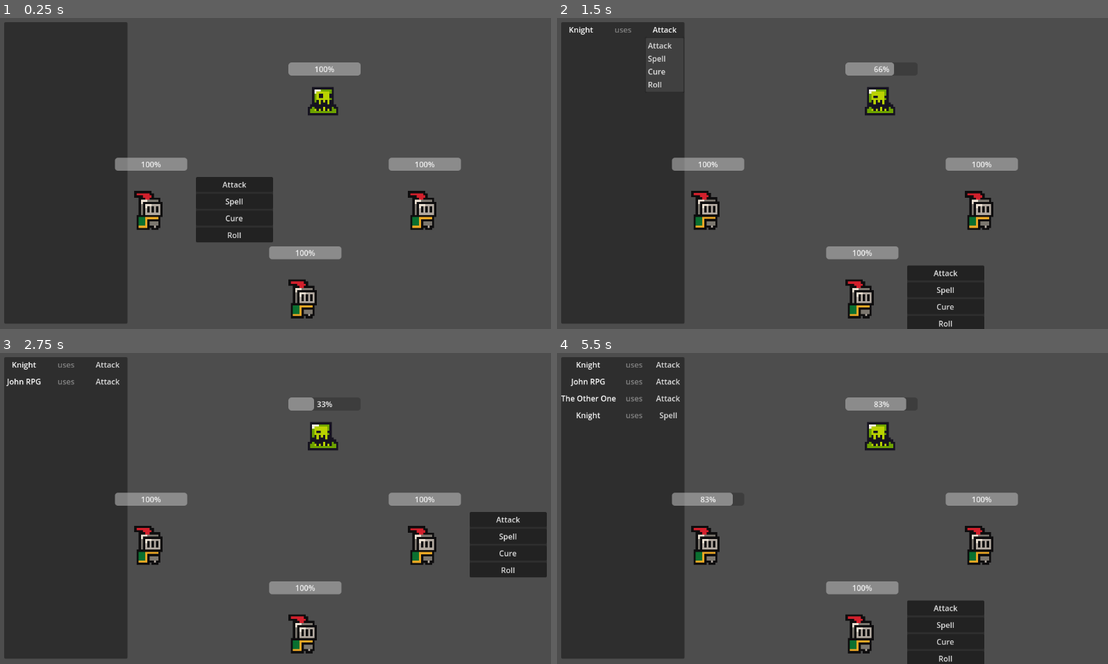
Above: before the commit, frames 1-4 (two rows, left to right).
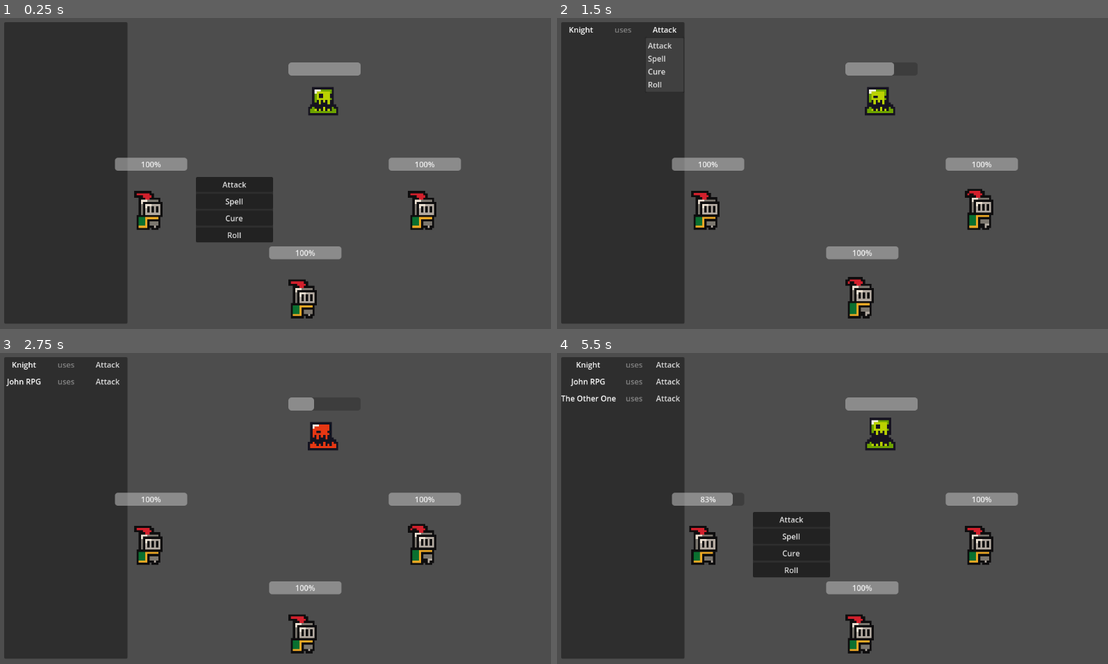
Above: after the commit, the same moments.

Repository: jhobz/rpg-prototype
Game: Godot game, scene res://scenes/game.tscn
Two runs of this game, one before a commit and one after it. Both use one fixed random seed, a clock stepped at 60 frames per second and the inputs below.
Inputs (mouse positions are in pixels of both pictures, inside the frame that each line leads up to):
- Up to frame 1 (0.25 s): no input
- Up to frame 2 (1.5 s): click "Attack" at 0.5 s; click "Attack" at 1.25 s
- Up to frame 3 (2.75 s): click "Attack" at 2 s
- Up to frame 4 (5.5 s): click "Attack" at 2.75 s; click "Attack" at 3.5 s; click "Attack" at 4.25 s; click (793, 536) at 5 s, where only the run before the commit has a clickable "Spell"

The runs differ from the first frame. In frame 1, less than 0.1% of the frame differs, in the area x 55-61%, y 15-32%; in frame 2, 3.3%; in frame 3, 3.4%; in frame 4, 6.5%, in the area x 3-78%, y 14-100%.

Commit message:
fix time scale and clean up some animations

Diff:
--- a/resources/animations/knight_sprite_frames.tres
+++ b/resources/animations/knight_sprite_frames.tres
@@ -105,14 +105,6 @@
 [sub_resource type="AtlasTexture" id="AtlasTexture_vtaks"]
 atlas = ExtResource("1_sxcsc")
 region = Rect2(32, 0, 32, 32)
-
-[sub_resource type="AtlasTexture" id="AtlasTexture_kvpfn"]
-atlas = ExtResource("1_sxcsc")
-region = Rect2(64, 0, 32, 32)
-
-[sub_resource type="AtlasTexture" id="AtlasTexture_dinhu"]
-atlas = ExtResource("1_sxcsc")
-region = Rect2(96, 0, 32, 32)
 
 [sub_resource type="AtlasTexture" id="AtlasTexture_1kice"]
 atlas = ExtResource("1_sxcsc")
@@ -241,16 +233,10 @@
 }, {
 "duration": 1.0,
 "texture": SubResource("AtlasTexture_vtaks")
-}, {
-"duration": 1.0,
-"texture": SubResource("AtlasTexture_kvpfn")
-}, {
-"duration": 1.0,
-"texture": SubResource("AtlasTexture_dinhu")
-}],
-"loop": false,
+}],
+"loop": true,
 "name": &"idle",
-"speed": 10.0
+"speed": 3.0
 }, {
 "frames": [{
 "duration": 1.0,
--- a/resources/animations/red_slime_sprite_frames.tres
+++ b/resources/animations/red_slime_sprite_frames.tres
@@ -58,18 +58,6 @@
 [sub_resource type="AtlasTexture" id="AtlasTexture_lcy1c"]
 atlas = ExtResource("1_c471u")
 region = Rect2(24, 24, 24, 24)
-
-[sub_resource type="AtlasTexture" id="AtlasTexture_y17g3"]
-atlas = ExtResource("1_c471u")
-region = Rect2(48, 24, 24, 24)
-
-[sub_resource type="AtlasTexture" id="AtlasTexture_jkc8e"]
-atlas = ExtResource("1_c471u")
-region = Rect2(72, 24, 24, 24)
-
-[sub_resource type="AtlasTexture" id="AtlasTexture_ncha2"]
-atlas = ExtResource("1_c471u")
-region = Rect2(0, 48, 24, 24)
 
 [sub_resource type="AtlasTexture" id="AtlasTexture_1kice"]
 atlas = ExtResource("2_56688")
@@ -168,19 +156,10 @@
 }, {
 "duration": 1.0,
 "texture": SubResource("AtlasTexture_lcy1c")
-}, {
-"duration": 1.0,
-"texture": SubResource("AtlasTexture_y17g3")
-}, {
-"duration": 1.0,
-"texture": SubResource("AtlasTexture_jkc8e")
-}, {
-"duration": 1.0,
-"texture": SubResource("AtlasTexture_ncha2")
 }],
 "loop": true,
 "name": &"idle",
-"speed": 10.0
+"speed": 2.0
 }, {
 "frames": [{
 "duration": 1.0,
--- a/resources/animations/slime_sprite_frames.tres
+++ b/resources/animations/slime_sprite_frames.tres
@@ -57,18 +57,6 @@
 [sub_resource type="AtlasTexture" id="AtlasTexture_b8ylj"]
 atlas = ExtResource("1_rxey1")
 region = Rect2(24, 24, 24, 24)
-
-[sub_resource type="AtlasTexture" id="AtlasTexture_iiei6"]
-atlas = ExtResource("1_rxey1")
-region = Rect2(48, 24, 24, 24)
-
-[sub_resource type="AtlasTexture" id="AtlasTexture_6qpe4"]
-atlas = ExtResource("1_rxey1")
-region = Rect2(72, 24, 24, 24)
-
-[sub_resource type="AtlasTexture" id="AtlasTexture_bo1oq"]
-atlas = ExtResource("1_rxey1")
-region = Rect2(0, 48, 24, 24)
 
 [resource]
 animations = [{
@@ -171,17 +159,8 @@
 }, {
 "duration": 1.0,
 "texture": SubResource("AtlasTexture_b8ylj")
-}, {
-"duration": 1.0,
-"texture": SubResource("AtlasTexture_iiei6")
-}, {
-"duration": 1.0,
-"texture": SubResource("AtlasTexture_6qpe4")
-}, {
-"duration": 1.0,
-"texture": SubResource("AtlasTexture_bo1oq")
 }],
 "loop": true,
 "name": &"idle",
-"speed": 10.0
+"speed": 2.0
 }]
--- a/scenes/Character/Characters/Enemies/demon_king.tscn
+++ b/scenes/Character/Characters/Enemies/demon_king.tscn
@@ -245,9 +245,10 @@
 [node name="ProgressBar" type="ProgressBar" parent="GUIComponent"]
 layout_mode = 0
 offset_left = -72.0
-offset_top = -56.0
+offset_top = -128.0
 offset_right = 78.0
-offset_bottom = -29.0
+offset_bottom = -101.0
+show_percentage = false
 
 [node name="BattleAI" type="Node" parent="." node_paths=PackedStringArray("attack_action", "special_action", "cleave_action")]
 script = ExtResource("6_uvmin")
--- a/scenes/Character/Characters/Enemies/red_slime.tscn
+++ b/scenes/Character/Characters/Enemies/red_slime.tscn
@@ -29,8 +29,9 @@
 texture_filter = 1
 scale = Vector2(4.5, 4.5)
 sprite_frames = ExtResource("4_y17g3")
-animation = &"attack"
+animation = &"idle"
 autoplay = "idle"
+frame_progress = 0.355236
 
 [node name="GUIComponent" type="Control" parent="."]
 layout_mode = 3
@@ -44,6 +45,7 @@
 offset_top = -56.0
 offset_right = 78.0
 offset_bottom = -29.0
+show_percentage = false
 
 [node name="BattleAI" type="Node" parent="." node_paths=PackedStringArray("attack_action")]
 script = ExtResource("6_jkc8e")
--- a/scenes/Character/Characters/Enemies/skeleton.tscn
+++ b/scenes/Character/Characters/Enemies/skeleton.tscn
@@ -234,7 +234,7 @@
 
 [node name="AnimatedSprite2D" type="AnimatedSprite2D" parent="."]
 texture_filter = 1
-scale = Vector2(4.5, 4.5)
+scale = Vector2(1.5, 1.5)
 sprite_frames = SubResource("SpriteFrames_e1u8n")
 animation = &"hit"
 autoplay = "idle"
@@ -253,6 +253,7 @@
 offset_top = -56.0
 offset_right = 78.0
 offset_bottom = -29.0
+show_percentage = false
 
 [node name="BattleAI" type="Node" parent="." node_paths=PackedStringArray("attack_action")]
 script = ExtResource("6_8k8tr")
--- a/scenes/Character/Characters/Enemies/slime.tscn
+++ b/scenes/Character/Characters/Enemies/slime.tscn
@@ -29,10 +29,9 @@
 texture_filter = 1
 scale = Vector2(4.5, 4.5)
 sprite_frames = ExtResource("4_b8ylj")
-animation = &"attack"
+animation = &"idle"
 autoplay = "idle"
-frame = 16
-frame_progress = 1.0
+frame_progress = 0.850646
 
 [node name="GUIComponent" type="Control" parent="."]
 layout_mode = 3
@@ -46,6 +45,7 @@
 offset_top = -56.0
 offset_right = 78.0
 offset_bottom = -29.0
+show_percentage = false
 
 [node name="BattleAI" type="Node" parent="." node_paths=PackedStringArray("attack_action", "actor")]
 script = ExtResource("7_6qpe4")
--- a/scenes/Character/Characters/PlayerCharacters/knight.tscn
+++ b/scenes/Character/Characters/PlayerCharacters/knight.tscn
@@ -33,8 +33,9 @@
 texture_filter = 1
 scale = Vector2(4.5, 4.5)
 sprite_frames = ExtResource("4_55yqc")
-animation = &"roll"
+animation = &"idle"
 autoplay = "idle"
+frame_progress = 0.297758
 
 [node name="GUIComponent" type="Control" parent="."]
 layout_mode = 3
--- a/scenes/game_manager.gd
+++ b/scenes/game_manager.gd
@@ -15,7 +15,7 @@
 var current_enemy_instruction: Instruction
 
 func _ready() -> void:
-	Engine.time_scale = 4
+	# Engine.time_scale = 4
 	Globals.game_manager = self
 	state_machine.init_state_machine()
 
Not shown: 1 places in resources/animations/knight_sprite_frames.tres that only renumber resources
Not shown: 1 places in resources/animations/red_slime_sprite_frames.tres that only renumber resources
Not shown: 1 places in resources/animations/slime_sprite_frames.tres that only renumber resources
